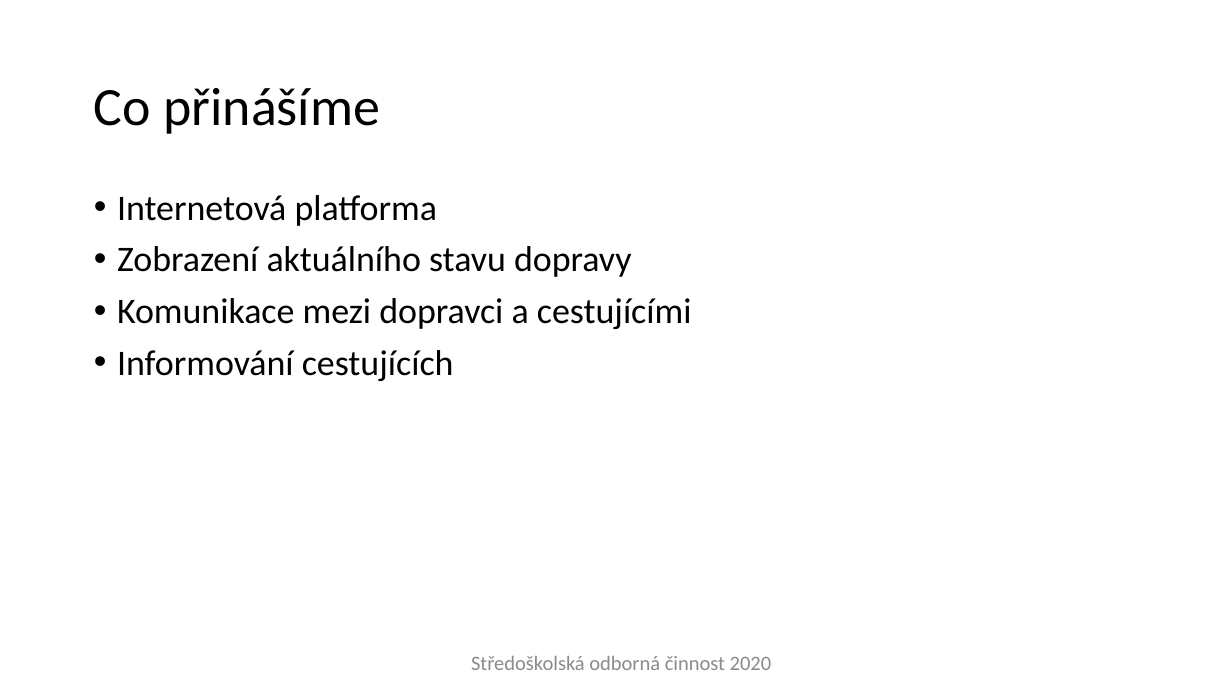
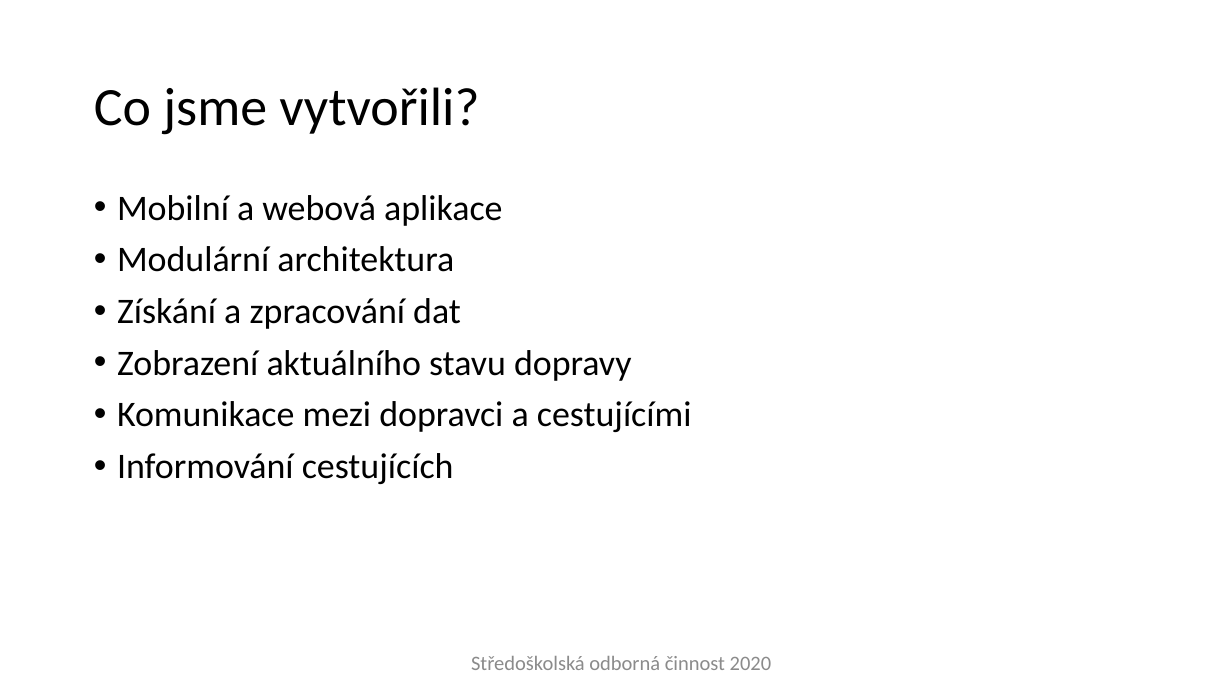
Before and after one commit to ProjectVHD/Dokumentace, a slide deck: slide 4 of Obhajoba.odp. Drawn at 1232x693 pixels with LibreOffice and Linux fonts; fonts in the diff are those of the drawing; background and template pictures are left out. Boxes give left, top, right and bottom in pixels: in the first picture for what was removed or moved away, otherwise in the second. Text is boxed around its words. In the diff, an @@ line names an element or a change of style, - is before the commit and + after.

```diff
--- a/Obhajoba.odp
+++ b/Obhajoba.odp
@@ title at [94,87,479,135]: text changed @@
-Co přinášíme
+Co jsme vytvořili?
@@ text at [117,195,502,329]: text changed @@
-• Internetová platforma
+• Mobilní a webová aplikace
+• Modulární architektura
+• Získání a zpracování dat
```
Also in this commit, not shown: 2 other slides changed, 2 slides added, 2 other files.
